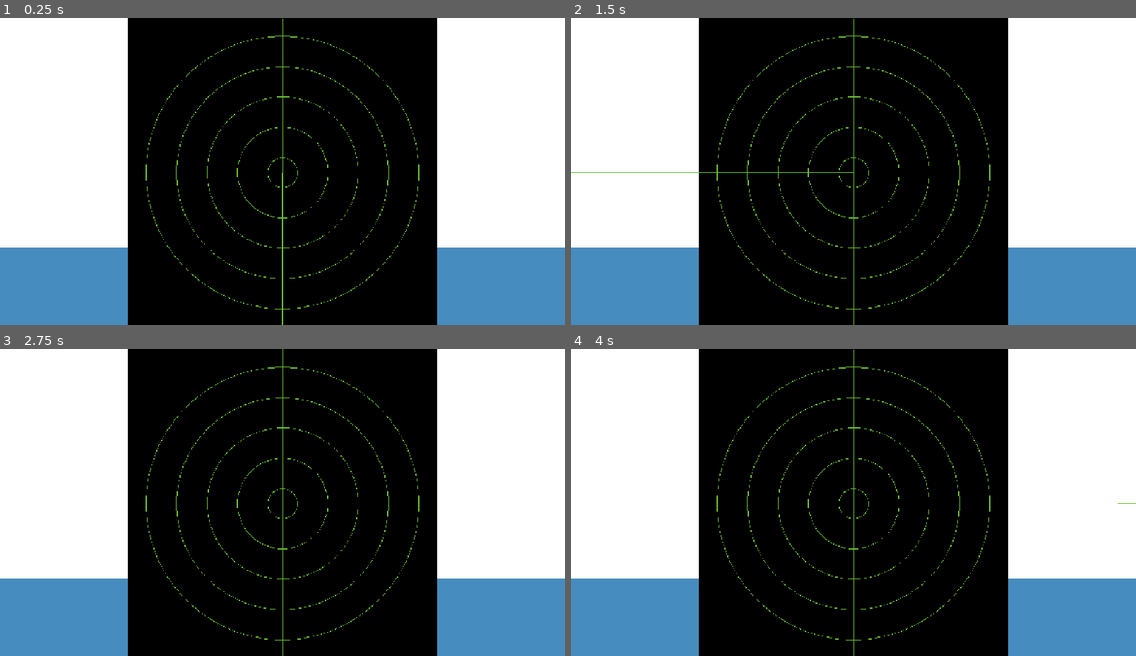
Above: before the commit, frames 1-4 (two rows, left to right).
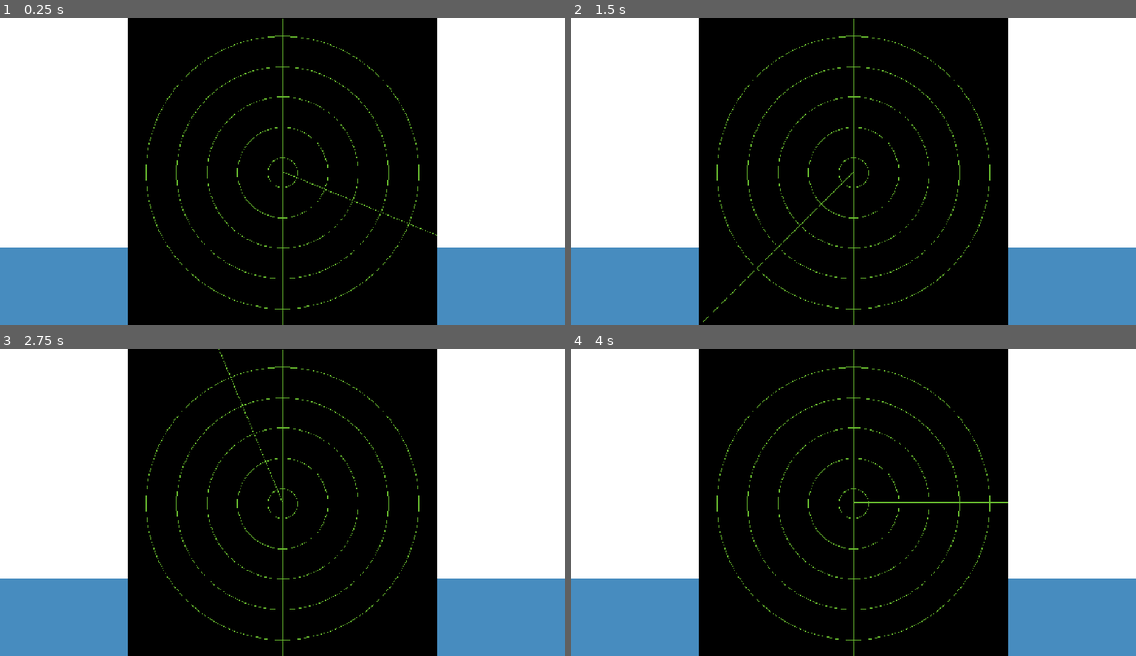
Above: after the commit, the same moments.

Repository: AJISGit/Ludum-Dare-60-Game
Game: Godot game, scene res://scenes/main_scene.tscn
The game is run twice, just before and just after one commit, with the same random seed, the same clock (stepped at 60 frames per second) and the same inputs. The engine's default icon, where the game draws it, is replaced by a stand-in: a white triangle on a blue panel in a dark square.
Inputs:
- Up to frame 1 (0.25 s): no input
- Up to frame 2 (1.5 s): hold D (phys_sub_right) 0.53-1.28 s; tap Enter at 1.25 s; hold S (phys_sub_down) from 1.28 s (still down)
- Up to frame 3 (2.75 s): release S (phys_sub_down) at 2.03 s; hold D (phys_sub_right) from 2.03 s (still down)
- Up to frame 4 (4 s): tap Space at 2.75 s; release D (phys_sub_right) at 2.78 s; hold W (phys_sub_up) 2.78-3.53 s; tap Enter at 3.5 s; hold A (phys_sub_left) from 3.53 s (still down)

The runs differ from the first frame. In frame 1, 0.1% of the frame differs, in the area x 49-78%, y 50-100%; in frame 2, 0.2%, in the area x 0-50%, y 50-100%; in frame 3, less than 0.1%; in frame 4, 0.1%.

Commit message:
I did the thing

Diff:
--- a/scenes/game.tscn
+++ b/scenes/game.tscn
@@ -46,5 +46,6 @@
 
 [node name="SonarSpinnyThing" type="Sprite2D" parent="." unique_id=180229485]
 unique_name_in_owner = true
+visible = false
 position = Vector2(550, 302)
 texture = ExtResource("11_kvpfn")
--- a/scenes/game_world.tscn
+++ b/scenes/game_world.tscn
@@ -3,6 +3,7 @@
 [ext_resource type="Script" uid="uid://df5oloh41sf3p" path="res://scripts/world.gd" id="1_0biqy"]
 [ext_resource type="PackedScene" uid="uid://bq8c36f6yfj3p" path="res://scenes/physical_sub.tscn" id="2_0vfqx"]
 [ext_resource type="PackedScene" uid="uid://b48fnkshn3x54" path="res://scenes/enemy.tscn" id="3_ywgp6"]
+[ext_resource type="PackedScene" uid="uid://b85bybpeos74a" path="res://scenes/sonar_spinny_thing.tscn" id="4_0vfqx"]
 
 [node name="GameWorld" type="Node2D" unique_id=425142831]
 script = ExtResource("1_0biqy")
@@ -26,4 +27,10 @@
 [node name="Enemy" parent="." unique_id=386252729 instance=ExtResource("3_ywgp6")]
 modulate = Color(18.892157, 18.892157, 18.892157, 1)
 position = Vector2(-1144, -2014)
-scale = Vector2(0.05, 0.05)
+scale = Vector2(0.1, 0.1)
+
+[node name="CanvasLayer" type="CanvasLayer" parent="." unique_id=1077814324]
+
+[node name="SonarSpinnyThing2" parent="." unique_id=1157046897 instance=ExtResource("4_0vfqx")]
+position = Vector2(300, 302)
+scale = Vector2(0.9999997, 0.9999997)
--- /dev/null
+++ b/scenes/sonar_blip.tscn
@@ -0,0 +1,14 @@
+[gd_scene format=3 uid="uid://ef5ejo5nxlss"]
+
+[ext_resource type="Texture2D" uid="uid://svfcp6cv4r2s" path="res://icon.svg" id="1_fi0gf"]
+[ext_resource type="Script" uid="uid://2uf8b4ig0ydt" path="res://scripts/radar_blip.gd" id="2_0dl35"]
+
+[node name="SonarBlip" type="Sprite2D" unique_id=706484526 node_paths=PackedStringArray("die_timer")]
+texture = ExtResource("1_fi0gf")
+script = ExtResource("2_0dl35")
+die_timer = NodePath("Timer")
+metadata/_custom_type_script = "uid://2uf8b4ig0ydt"
+
+[node name="Timer" type="Timer" parent="." unique_id=798933506]
+wait_time = 0.1
+autostart = true
--- /dev/null
+++ b/scenes/sonar_spinny_thing.tscn
@@ -0,0 +1,19 @@
+[gd_scene format=3 uid="uid://b85bybpeos74a"]
+
+[ext_resource type="Script" uid="uid://bqb6s3wdunvrk" path="res://scripts/sonar_spinny_thing.gd" id="1_xgw3u"]
+[ext_resource type="Texture2D" uid="uid://bnmysoi4lmk3b" path="res://sprites/SonarSpinnyThing.png" id="2_uksc2"]
+
+[sub_resource type="RectangleShape2D" id="RectangleShape2D_0vfqx"]
+size = Vector2(602, 6)
+
+[node name="SonarSpinnyThing" type="Area2D" unique_id=1157046897]
+script = ExtResource("1_xgw3u")
+metadata/_custom_type_script = "uid://bqb6s3wdunvrk"
+
+[node name="SonarSpinnyThing" type="Sprite2D" parent="." unique_id=1962484549]
+unique_name_in_owner = true
+texture = ExtResource("2_uksc2")
+
+[node name="CollisionShape2D" type="CollisionShape2D" parent="." unique_id=1825128880]
+position = Vector2(301, 0)
+shape = SubResource("RectangleShape2D_0vfqx")
--- a/scripts/enemy.gd
+++ b/scripts/enemy.gd
@@ -16,19 +16,16 @@
 
 func _physics_process(delta: float) -> void:
 
+	if (position.distance_to(orbit_point.global_position) < 5):
+		#reached_point = true
+		print("Locked on")
+		pass
 	# Code recycled from my last game jam game: https://ajisboss.itch.io/countdown-to-powerdown
-	if (!reached_point):
-		look_at(orbit_point.global_position)
-		position += Vector2(1.0, 0.0).rotated(rotation) * 100.0 * delta
-		rotation = 0
+	look_at(orbit_point.global_position)
+	position += Vector2(1.0, 0.0).rotated(rotation) * 100.0 * delta
+	rotation = 0
 
-		if (position.distance_to(orbit_point.global_position) < 5):
-			#reached_point = true
-			print("Locked on")
-			position = orbit_point.global_position
 
-	else:
-		position = orbit_point.global_position
 
 
 func shoot() -> void:
--- /dev/null
+++ b/scripts/radar_blip.gd
@@ -0,0 +1,13 @@
+class_name SonarBlip
+extends Sprite2D
+
+
+@export var die_timer: Timer
+
+
+func _ready() -> void:
+
+	die_timer.connect("timeout", _on_die_timer_timeout)
+
+func _on_die_timer_timeout():
+	queue_free()
--- /dev/null
+++ b/scripts/sonar_spinny_thing.gd
@@ -0,0 +1,31 @@
+class_name SonarSpinnyThing
+extends Area2D
+
+
+const BLIP_RESOURCE: PackedScene = preload("res://scenes/sonar_blip.tscn")
+
+
+func _ready() -> void:
+
+	connect("area_entered", _on_area_entered)
+	connect("body_entered", _on_body_entered)
+
+func _process(delta: float) -> void:
+	position = %PhysicalSub.position
+	#position.x += 601
+	rotation_degrees += 90 * delta
+
+func spawn_blip(pos: Vector2):
+
+	var blip: SonarBlip = BLIP_RESOURCE.instantiate()
+	blip.position = pos
+	$"..".add_child(blip)
+
+func _on_area_entered(area: Area2D) -> void:
+	spawn_blip(area.global_position)
+	print("I saw that: " + area.name)
+
+func _on_body_entered(body: Node2D) -> void:
+	if (body.name == "PhysicalSub"): return
+	spawn_blip(body.global_position)
+	print("I saw that: " + body.name)
Not shown, added: scripts/radar_blip.gd.uid
Not shown, added: scripts/sonar_spinny_thing.gd.uid
